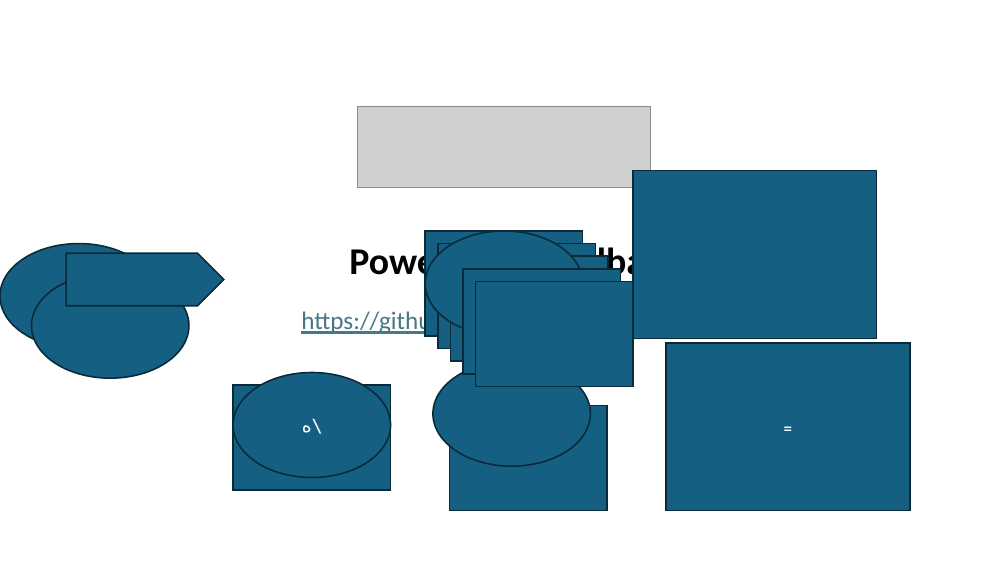
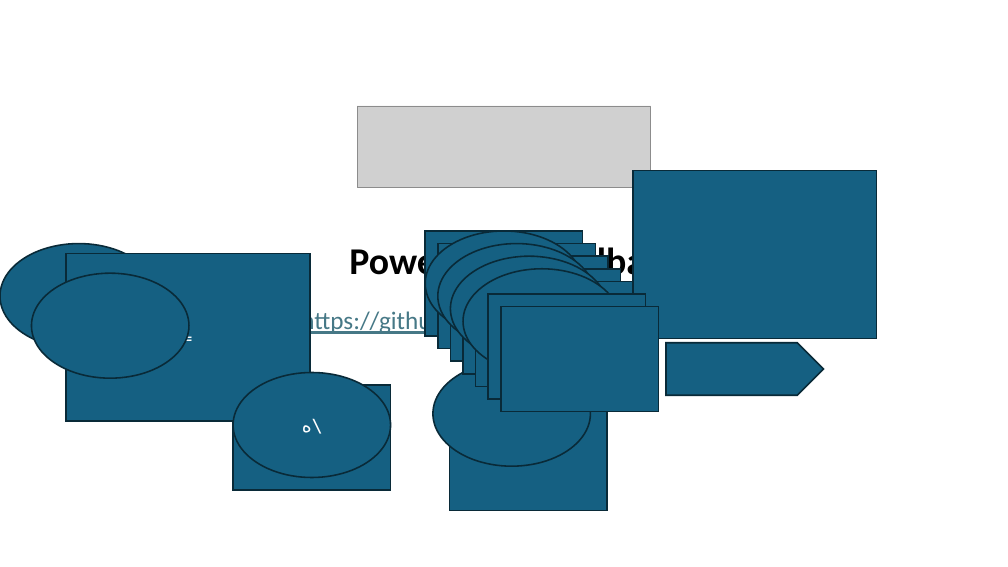
Before and after one commit to Naldakheell/PPTK, a slide deck: slide 1 of src/PPTK-WINDOWS-FINAL.pptm. Drawn at 1008x567 pixels with LibreOffice and Linux fonts; fonts in the diff are those of the drawing; grey boxes stand for pictures. Boxes give left, top, right and bottom in pixels: in the first picture for what was removed or moved away, otherwise in the second. Text is boxed around its words. In the diff, an @@ line names an element or a change of style, - is before the commit and + after.

```diff
--- a/src/PPTK-WINDOWS-FINAL.pptm
+++ b/src/PPTK-WINDOWS-FINAL.pptm
@@ rectangle "=": place and size @@
-rectangle "=" at (666,343,910,510)
+rectangle "=" at (67,253,310,421)
@@ ellipse added at (438,243,595,349), fill #156082, outline #092A39 1.5 pt @@
@@ ellipse added at (451,256,608,361), fill #156082, outline #092A39 1.5 pt @@
@@ ellipse added at (463,269,620,374), fill #156082, outline #092A39 1.5 pt @@
@@ rectangle added at (488,294,646,399), fill #156082, outline #092A39 1.5 pt @@
@@ rectangle added at (501,307,658,412), fill #156082, outline #092A39 1.5 pt @@
@@ pentagon arrow: place and size @@
-pentagon arrow at (67,253,224,306)
+pentagon arrow at (666,343,823,395)
```
Also in this commit, not shown: 4 other files.
